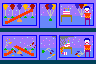
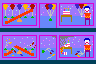
Before/after of a 96x64 layered artwork. What changed in the layer stack:
painted on "Background" over [2, 3, 94, 60]
